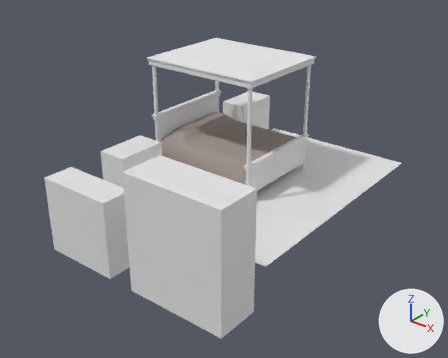
Renders of the Blender file Assets/models/floor_2/bedroom_sw/bedroom_sw_furniture.blend from each side of a commit.
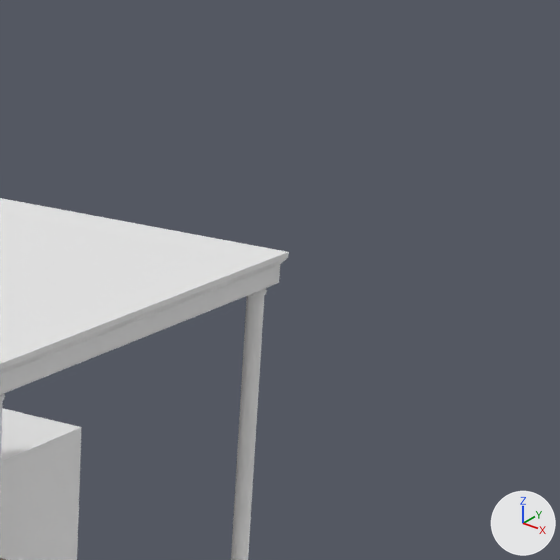
Old and new are each drawn whole from a 50 mm camera at (2.96, -5.99, 22.7) aimed at (-9.45, 9.52, 13.09) and again close up on the part from 56% to 84% of the width and 0% to 35% of the height. Every picture has the same lights, and +X, +Y and +Z are marked at lower right.

Names of what the first close-up shows: 'canopy', 'end_table01.001', 'posts'.
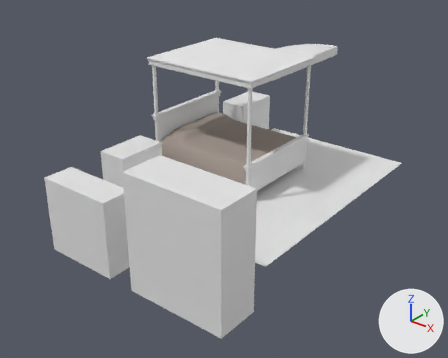
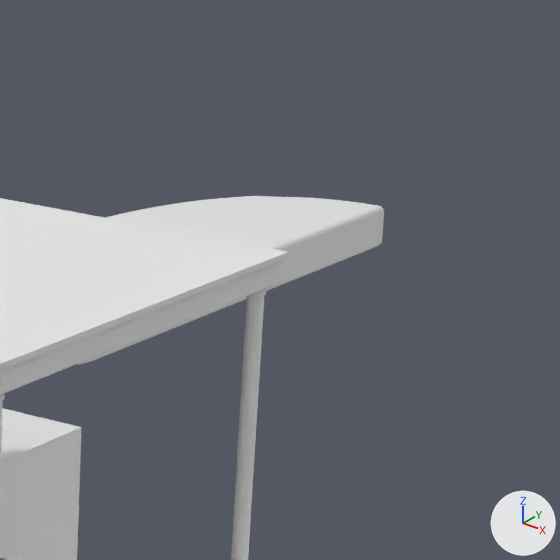
Commit message: bedroom_sw_furniture: daybed base mattress redone with plane as starting mesh

Location of each change, [x1, y1, x2, y2] in pixels of the close-ups (560 x 560 px):
'daybed', added: after [76, 196, 384, 365]

The change, as a list of edits to the scene's bpy script:
```text
Add me_plane_003:
    me_plane_003.from_pydata(...)  # 706 vertices, 704 faces; spans x -1.0..1.0, y -1.0..1.0, z -0.46..0.0
Add ob_daybed:
    ob_daybed = bpy.data.objects.new('daybed', me_plane_003)
    ob_daybed.parent = ob_furnishings
    ob_daybed.location = (-13.04, 18.8, 15.12)
    ob_daybed.scale = (1.13, 3.02, 1.0)
    _m = ob_daybed.modifiers.new('Subsurf', 'SUBSURF')
    _m.levels = 2
```
